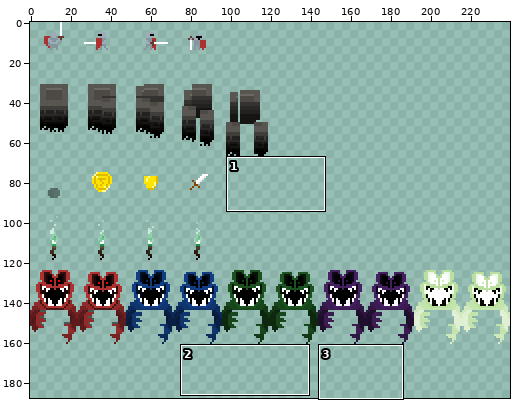
File history of a sprite sheet, bin/assets/images/spritesheet.png. Above, an overview of the earlier version with the close-up marked.
Close-up. The starting point:
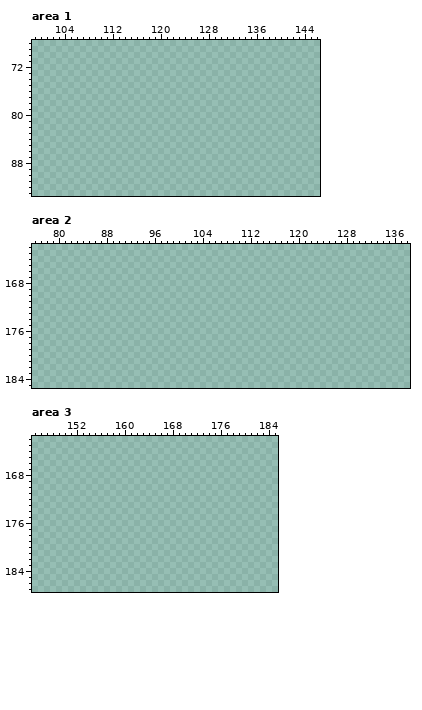
The file is 240x240 pixels. Pixels under 10% opacity are left out. Colours within 5 levels of each other are drawn and written as one. Shown: area 1: x 99..146, y 68..93; area 2: x 76..138, y 162..185; area 3: x 145..185, y 162..187. The wide view leaves out empty margins. The commit also changed other parts of the picture, which this record leaves out.
The same view after the edit:
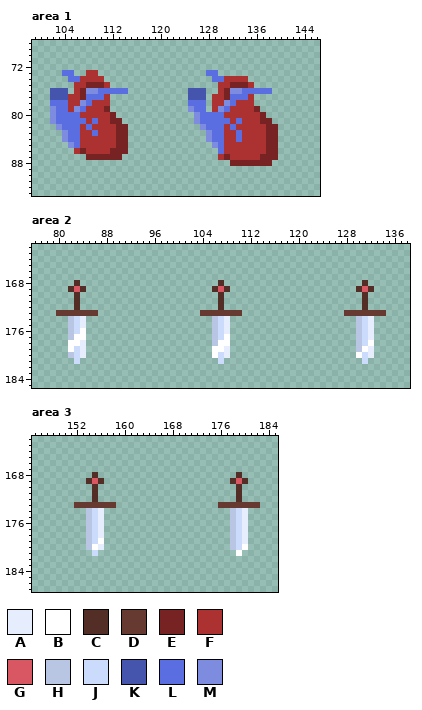
Palette (. is transparent): A #e6edfc  B #ffffff  C #522e27  D #663931  E #782323  F #ac3232  G #d95763  H #b8c6e3  J #cbdbfc  K #4555ad  L #5b6ee1  M #7e8ce0
What changed:
Changed rows in their new state; - is an unchanged pixel.
Area 1:
first column x 102:
73 --LL--FF------------------LL----------
74 ---LLFFFF------------------LLFFFF-----
75 ----FFEEEF------------------FFEEEF----
76 KKK-FEMMLLLLL----------KKK--FEMMLLLLL-
77 KKKFFELLLF-------------KKK-FFELLLF----
78 LLLFFMLFFF-------------LLL-FFMLFFF----
79 MLLFMLFFFE-------------MLL-FMLFFFFE---
80 MLLLLFFFFFE-------------MLLLLFFFFFFE--
81 MLLLLLFLFFEE------------MLLLLLFLFFFEE-
82 -MLLLFLFFFFEE------------MLLLFLFFFFFEE
83 --MLLFFLFFFEE-------------MLLFFLFFFFEE
84 --MLLFFFFFFEE-------------MLLFFLFFFFEE
85 ---MLFFFFFFEE--------------MLFFFFFFFEE
86 ----FEFFFFEEE---------------LFFFFFFFEE
87 ------EEEEEE----------------FEFFFFFEEE
88 ------------------------------EEEEEEE-
Area 2:
first column x 80:
168 ---C-----------------------C-----------------------C---
169 --CGC---------------------CGC---------------------CGC--
170 ---C-----------------------C-----------------------C---
171 ---C-----------------------C-----------------------C---
172 ---C-----------------------C-----------------------C---
173 DDDDDDD-----------------DDDDDDD-----------------DDDDDDD
174 --HJA---------------------HJA---------------------HJA--
175 --HJA---------------------HJA---------------------HJA--
176 --HJB---------------------HJA---------------------HJA--
177 --HBB---------------------HJB---------------------HJA--
178 --BBA---------------------HBB---------------------HJB--
179 --BJA---------------------BBA---------------------HBA--
180 --HJA---------------------BJA---------------------BJA--
181 ---J-----------------------J-----------------------J---
Area 3:
first column x 152:
168 ---C-----------------------C---
169 --CGC---------------------CGC--
170 ---C-----------------------C---
171 ---C-----------------------C---
172 ---C-----------------------C---
173 DDDDDDD-----------------DDDDDDD
174 --HJA---------------------HJA--
175 --HJA---------------------HJA--
176 --HJA---------------------HJA--
177 --HJA---------------------HJA--
178 --HJA---------------------HJA--
179 --HJB---------------------HJA--
180 --HBA---------------------HJB--
181 ---J-----------------------B---
